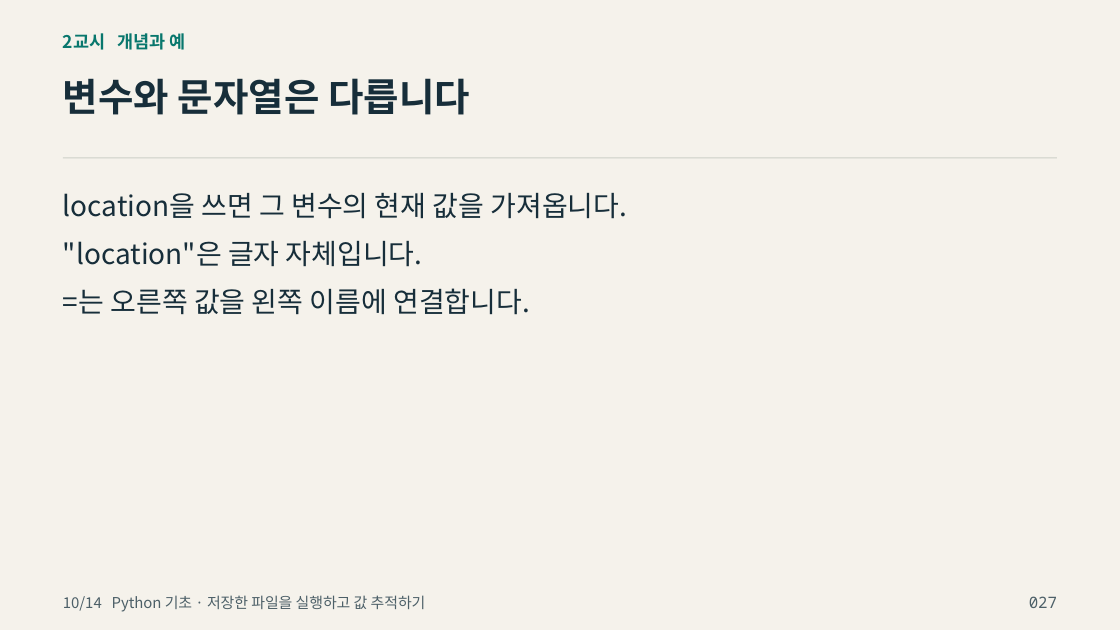
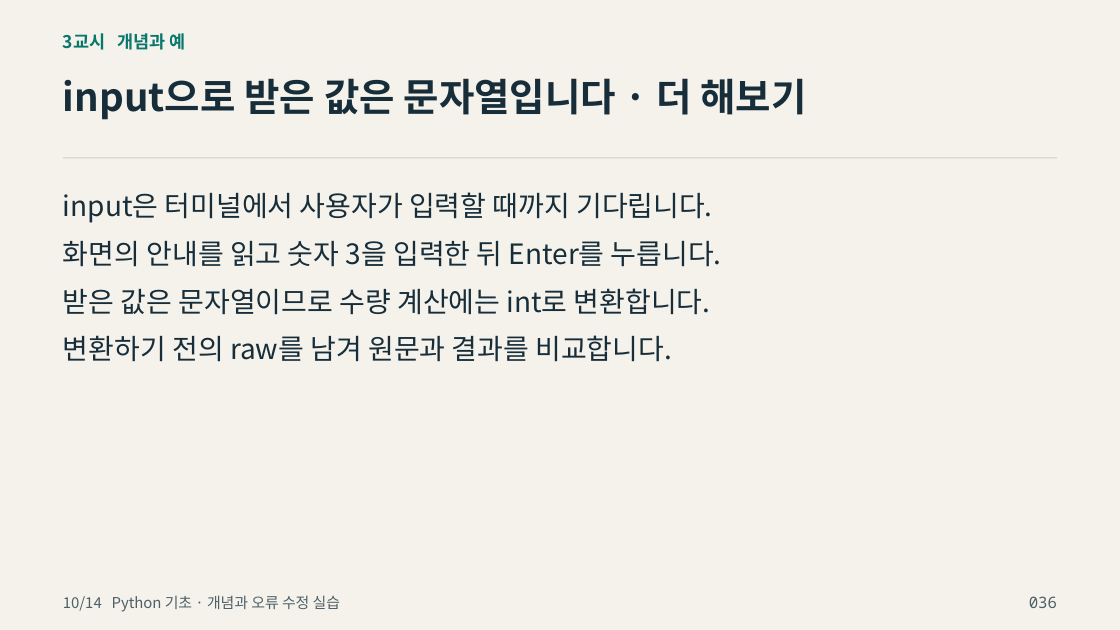
Before and after one commit to zeusk302-png/kdigital-physical-ai, a slide deck: slide 36 of downloads/2026-10-14/readable-slides.pptx (slide 27 before the commit). Drawn at 1120x630 pixels with LibreOffice and Linux fonts; fonts in the diff are those of the drawing; background and template pictures are left out. Boxes give left, top, right and bottom in pixels: in the first picture for what was removed or moved away, otherwise in the second. Text is boxed around its words. In the diff, an @@ line names an element or a change of style, - is before the commit and + after.

Commit message:
Expand beginner Python concepts and synchronize teaching deck

```diff
--- a/downloads/2026-10-14/readable-slides.pptx
+++ b/downloads/2026-10-14/readable-slides.pptx
@@ text at (63,33,186,50): text changed @@
-2교시 개념과 예
+3교시 개념과 예
@@ text at (63,78,807,120): text changed @@
-변수와 문자열은 다릅니다
+input으로 받은 값은 문자열입니다 · 더 해보기
@@ text at (63,192,713,223): text changed @@
-location을 쓰면 그 변수의 현재 값을 가져옵니다.
+input은 터미널에서 사용자가 입력할 때까지 기다립니다.
@@ text at (63,241,722,267): text changed @@
-"location"은 글자 자체입니다.
+화면의 안내를 읽고 숫자 3을 입력한 뒤 Enter를 누릅니다.
@@ text at (63,288,711,315): text changed @@
-=는 오른쪽 값을 왼쪽 이름에 연결합니다.
+받은 값은 문자열이므로 수량 계산에는 int로 변환합니다.
@@ text added at (63,335,672,362), 24 pt, text #172E3A @@
+변환하기 전의 raw를 남겨 원문과 결과를 비교합니다.
@@ text at (63,595,340,612): text changed @@
-10/14 Python 기초 · 저장한 파일을 실행하고 값 추적하기
+10/14 Python 기초 · 개념과 오류 수정 실습
@@ text at (1029,596,1057,608): text changed @@
-027
+036
```
Also in this commit, not shown: 76 other slides changed, 46 slides added, 40 slides removed, 18 other files.
